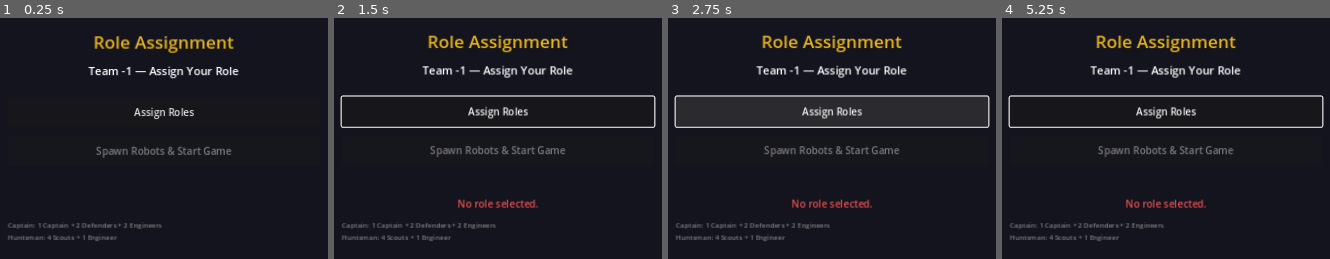
Above: before the commit, frames 1-4 (left to right).
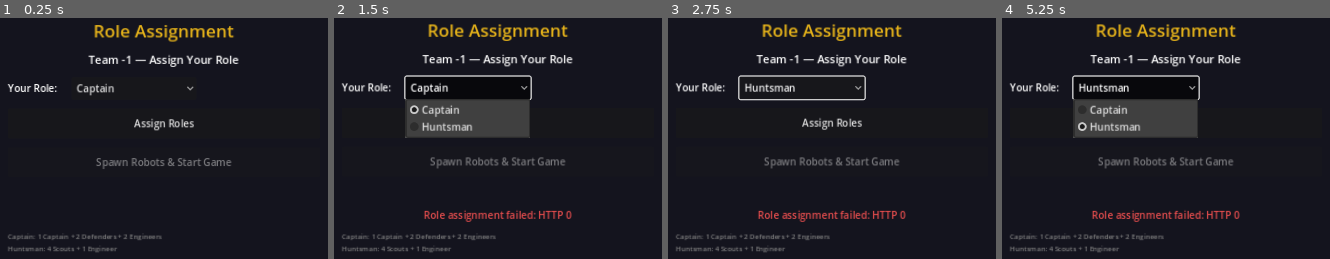
Above: after the commit, the same moments.

Repository: Karl-Eiholzer/robot_battle
Game: Godot game, scene res://scenes/role_assignment.tscn
Two runs of this game, one before a commit and one after it. Both use one fixed random seed, a clock stepped at 60 frames per second and the inputs below. This scene is started directly instead of the project's main scene.
Inputs (mouse positions are in pixels of both pictures, inside the frame that each line leads up to):
- Up to frame 1 (0.25 s): no input
- Up to frame 2 (1.5 s): click "Assign Roles" at 0.5 s; click (468, 87) at 1.25 s, where only the run after the commit has a clickable "Captain"
- Up to frame 3 (2.75 s): click "Assign Roles" at 2 s
- Up to frame 4 (5.25 s): click (1136, 87) at 2.75 s, where only the run after the commit has a clickable "Huntsman"; click (1136, 87) at 3.5 s, where only the run after the commit has a clickable "Huntsman"; click "Assign Roles" at 4.25 s; click (1136, 87) at 5 s, where only the run after the commit has a clickable "Huntsman"

The runs differ from the first frame. In frame 1, 8.6% of the frame differs, in the area x 2-73%, y 2-98%; in frame 2, 17%; in frame 3, 13%; in frame 4, 17%, in the area x 1-99%, y 2-98%.
Error before the commit: Invalid access to property or key 'theme_override_constants' on a base object of type 'HBoxContainer'. (res://scenes/role_assignment.gd:66)

Commit message:
Fix Godot profiler warnings in role_assignment.gd
Fix two unused parameter warnings:
- _on_roles_assigned: data → _data
- _on_robots_spawned: data → _data

Also fix deprecated theme_override syntax:
- Use add_theme_constant_override() instead of direct property access

Co-Authored-By: Claude Sonnet 4.5 <noreply@anthropic.com>

Diff:
--- a/game_client/scenes/role_assignment.gd
+++ b/game_client/scenes/role_assignment.gd
@@ -63,7 +63,7 @@
 	var available_roles = ROLES_3 if _team_size == 3 else ROLES_2
 
 	var hbox = HBoxContainer.new()
-	hbox.theme_override_constants.separation = 12
+	hbox.add_theme_constant_override("separation", 12)
 	roles_container.add_child(hbox)
 
 	var lbl = Label.new()
@@ -107,11 +107,11 @@
 
 # ==================== API Response Handlers ====================
 
-func _on_roles_assigned(data: Dictionary) -> void:
+func _on_roles_assigned(_data: Dictionary) -> void:
 	_show_status("Role assigned! Waiting for all players and both teams to assign roles, then any player can spawn robots.")
 	spawn_btn.disabled = false
 
-func _on_robots_spawned(data: Dictionary) -> void:
+func _on_robots_spawned(_data: Dictionary) -> void:
 	_show_status("Robots spawned! Loading game state...")
 	APIClient.get_initial_state(GameState.game_id)
 
